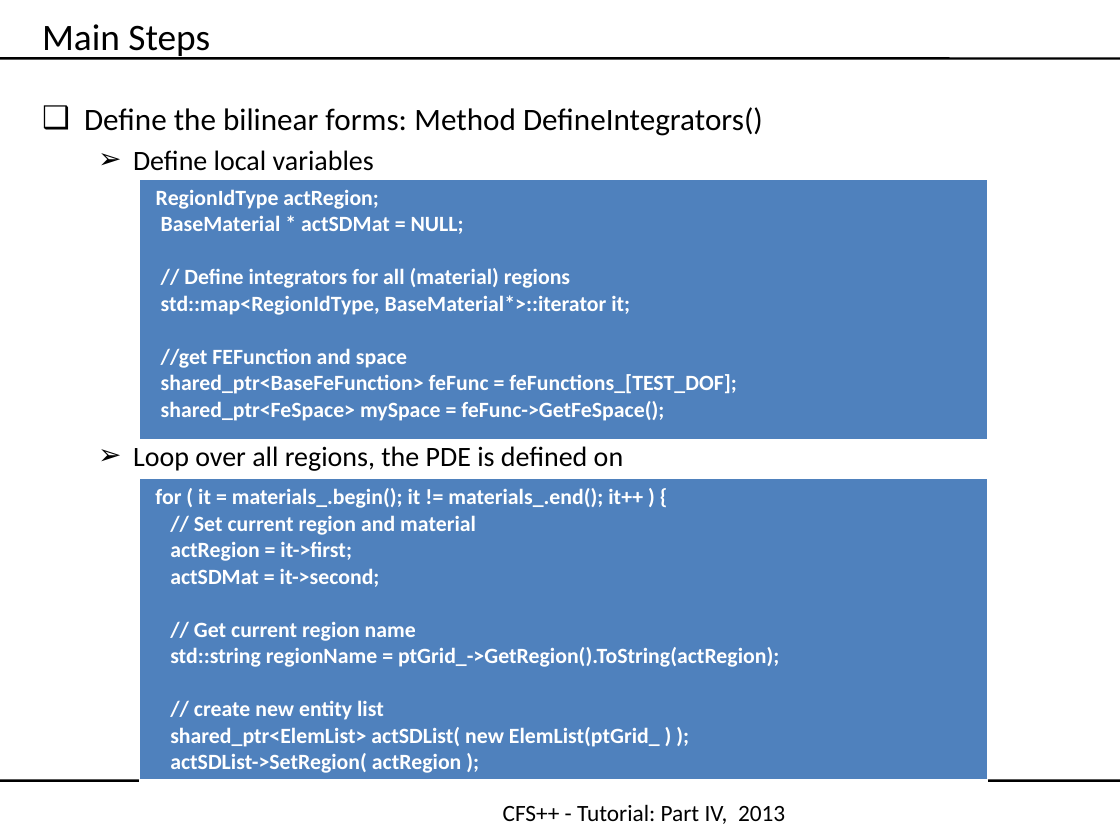
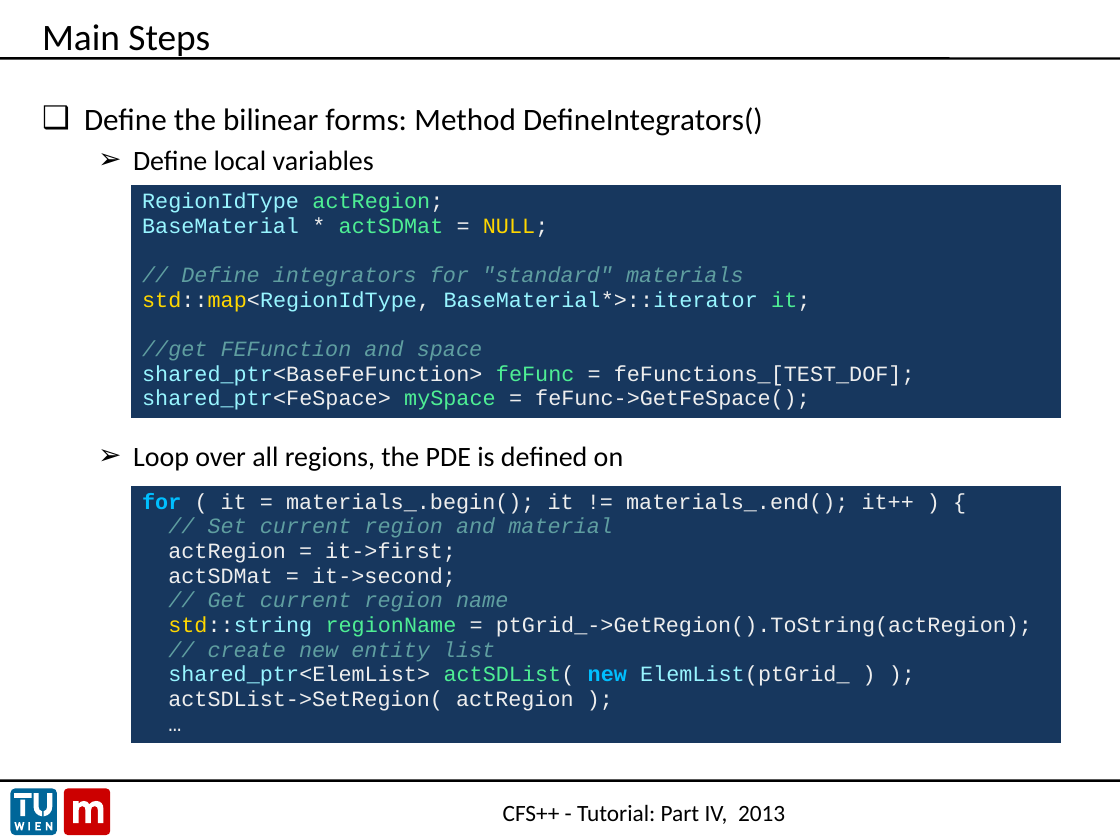
Before and after one commit to openCFS/cfs, a slide deck: slide 14 of share/doc/tutorial/CFS++_NewPDE.pptx. Drawn at 1120x840 pixels with LibreOffice and Linux fonts; fonts in the diff are those of the drawing; background and template pictures are left out. Boxes give left, top, right and bottom in pixels: in the first picture for what was removed or moved away, otherwise in the second. Text is boxed around its words. In the diff, an @@ line names an element or a change of style, - is before the commit and + after.

Commit message:
- Removed PDF versions of tutorial slides to save some more space. - Removed .msh file from acoustic tutorial example, since it can be regenerated using Gmsh. - Reduced size of CFS++_OverviewAndSimulation.pptx to one third, by:   - converting all bitmap images inside the presentation to PNG   - halfing their size by using pngquant (http://pngquant.org/)   - manually removing doublettes by changing the Powerpoint XML files. - Added syntax highlighting to code listings in slides by using Emacs   - M-x color-theme-dark-blue   - M-x htmlfontify-buffer   - set font to Courier New in generated HTML code   - save HTML to file and open in Internet Explorer   - Copy and paste into Powerpoint - Replaced some bitmap logos with vector versions to save space - Improved screenshots for Gmsh - Added slide about viewing mesh files with HDFView - Added some explanation about annotation tags showing up as context help in Oxygen.

```diff
--- a/share/doc/tutorial/CFS++_NewPDE.pptx
+++ b/share/doc/tutorial/CFS++_NewPDE.pptx
@@ table at bbox=[131, 185, 1062, 431] @@
@@ row 1, column 1: "RegionIdType actRegion; / BaseMaterial * actSDMat = NULL; / // Define integrators for all (material) regions / std::map<RegionIdType, BaseMaterial*>::iterator it; / //get FEFunction and space / shared_ptr<BaseFeFunction> feFunc = feFunctions_[TEST_DOF]; / shared_ptr<FeSpace> mySpace = feFunc->GetFeSpace();" to "RegionIdType actRegion; / BaseMaterial * actSDMat = NULL; / // Define integrators for "standard" materials / std::map<RegionIdType, BaseMaterial*>::iterator it; / //get FEFunction and space / shared_ptr<BaseFeFunction> feFunc = feFunctions_[TEST_DOF]; / shared_ptr<FeSpace> mySpace = feFunc->GetFeSpace();" @@
@@ fill #4F81BD to #17375E in row 1, column 1 @@
@@ borders changed @@
@@ table: place and size @@
-table at bbox=[140, 179, 988, 441]
+table at bbox=[131, 185, 1062, 431]
@@ table at bbox=[131, 486, 1062, 758] @@
-row 1, column 1: for ( it = materials_.begin(); it != materials_.end(); it++ ) { / // Set current region and material / actRegion = it->first; / actSDMat = it->second; / // Get current region name / std::string regionName = ptGrid_->GetRegion().ToString(actRegion); / // create new entity list / shared_ptr<ElemList> actSDList( new ElemList(ptGrid_ ) ); / actSDList->SetRegion( actRegion );
+row 1, column 1: for ( it = materials_.begin(); it != materials_.end(); it++ ) { / // Set current region and material / actRegion = it->first; / actSDMat = it->second; / // Get current region name / std::string regionName = ptGrid_->GetRegion().ToString(actRegion); / // create new entity list / shared_ptr<ElemList> actSDList( new ElemList(ptGrid_ ) ); / actSDList->SetRegion( actRegion ); / …
@@ fill #4F81BD to #17375E in row 1, column 1 @@
@@ borders changed @@
@@ table: place and size @@
-table at bbox=[139, 478, 987, 777]
+table at bbox=[131, 486, 1062, 758]
@@ group added at bbox=[10, 788, 110, 836]: 12 freeform shapes @@
```
Also in this commit, not shown: 23 other slides changed, 1 slide added, 9 other files.
